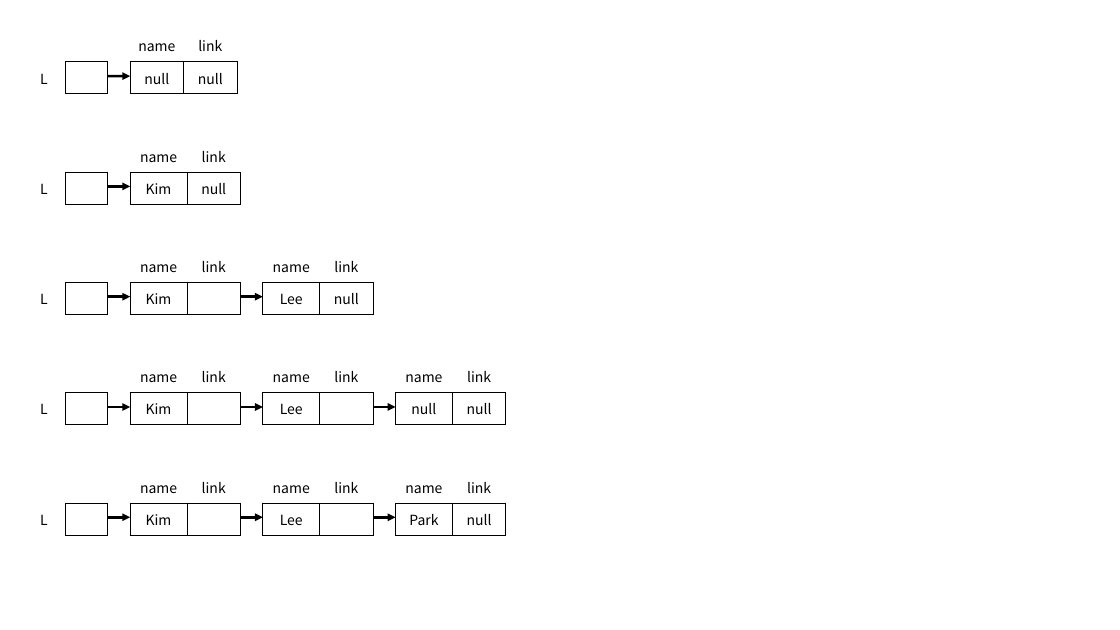
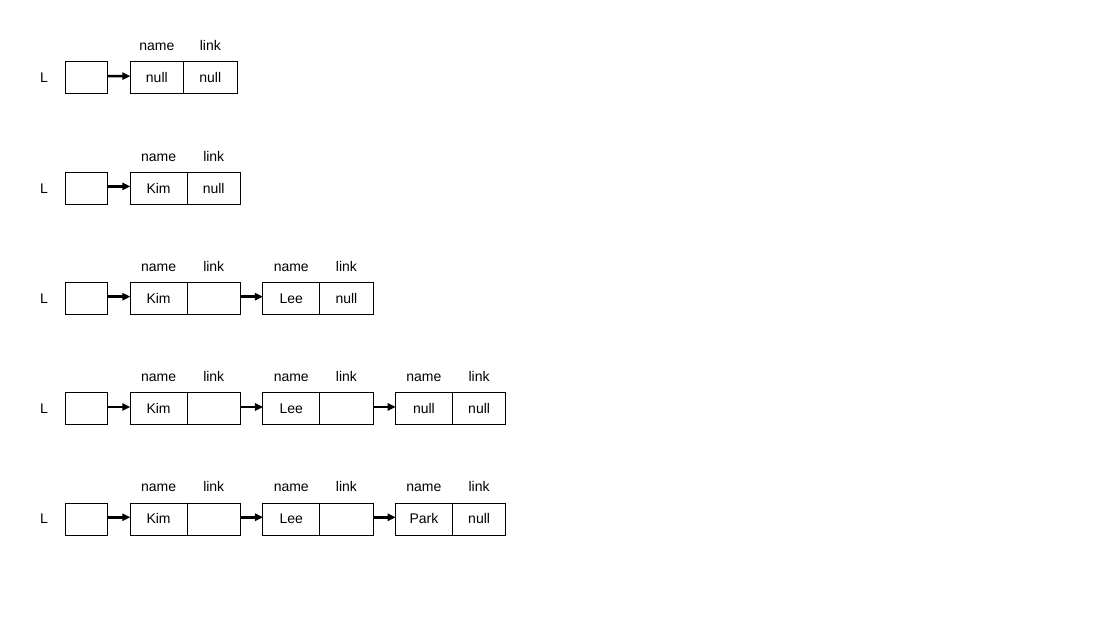
Before and after one commit to Rap0d/rap0d.github.io, a slide deck: slide 12 of assets/form/matrix.pptx. Drawn at 1120x630 pixels with LibreOffice and Linux fonts; fonts in the diff are those of the drawing. Boxes give left, top, right and bottom in pixels: in the first picture for what was removed or moved away, otherwise in the second. Text is boxed around its words. In the diff, an @@ line names an element or a change of style, - is before the commit and + after.

```diff
--- a/assets/form/matrix.pptx
+++ b/assets/form/matrix.pptx
@@ table at (x1=23, y1=30, x2=108, y2=94) @@
@@ font Noto Sans CJK KR to Arial @@
@@ table at (x1=130, y1=30, x2=238, y2=94) @@
@@ font Noto Sans CJK KR to Arial @@
@@ table at (x1=23, y1=140, x2=108, y2=204) @@
@@ font Noto Sans CJK KR to Arial @@
@@ table at (x1=130, y1=140, x2=241, y2=204) @@
@@ font Noto Sans CJK KR to Arial @@
@@ table at (x1=23, y1=250, x2=108, y2=314) @@
@@ font Noto Sans CJK KR to Arial @@
@@ table at (x1=130, y1=250, x2=241, y2=314) @@
@@ font Noto Sans CJK KR to Arial @@
@@ table at (x1=263, y1=250, x2=374, y2=314) @@
@@ font Noto Sans CJK KR to Arial @@
@@ table at (x1=23, y1=360, x2=108, y2=424) @@
@@ font Noto Sans CJK KR to Arial @@
@@ table at (x1=130, y1=360, x2=241, y2=424) @@
@@ font Noto Sans CJK KR to Arial @@
@@ table at (x1=263, y1=360, x2=374, y2=424) @@
@@ font Noto Sans CJK KR to Arial @@
@@ table at (x1=396, y1=360, x2=507, y2=424) @@
@@ font Noto Sans CJK KR to Arial @@
@@ table at (x1=23, y1=471, x2=108, y2=535) @@
@@ font Noto Sans CJK KR to Arial @@
@@ table at (x1=130, y1=471, x2=241, y2=535) @@
@@ font Noto Sans CJK KR to Arial @@
@@ table at (x1=263, y1=471, x2=374, y2=535) @@
@@ font Noto Sans CJK KR to Arial @@
@@ table at (x1=396, y1=471, x2=507, y2=535) @@
@@ font Noto Sans CJK KR to Arial @@
```
Also in this commit, not shown: 16 other slides changed, 2 slides added, 3 other files.
